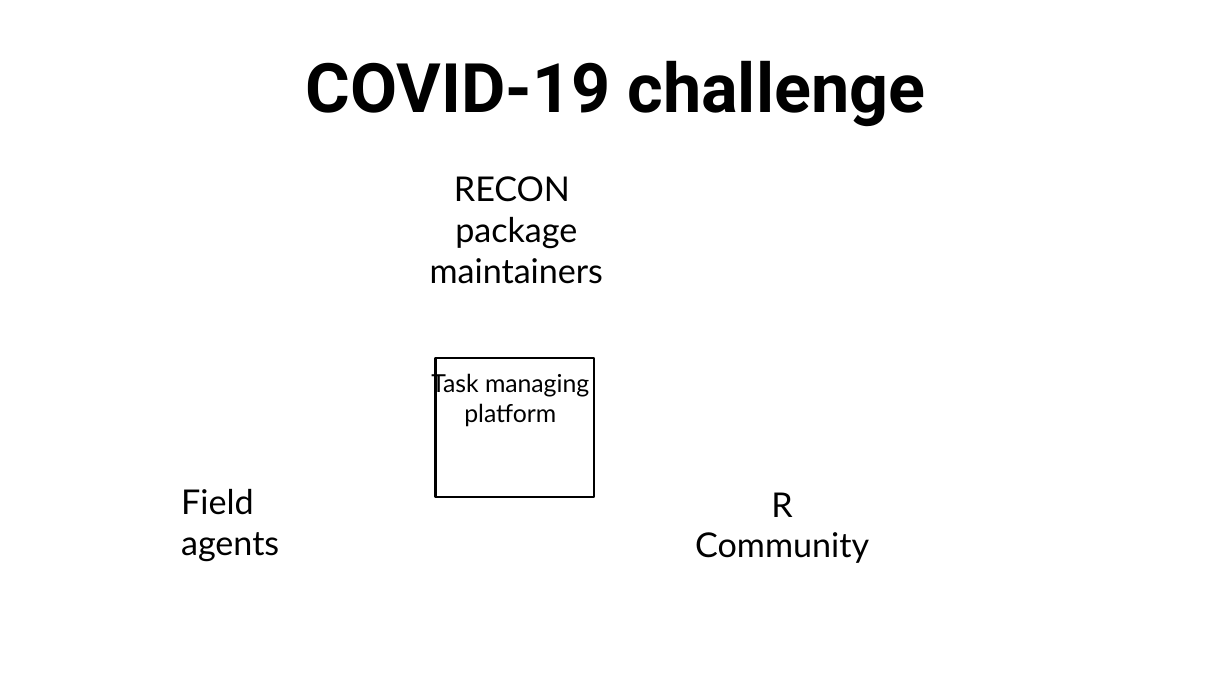
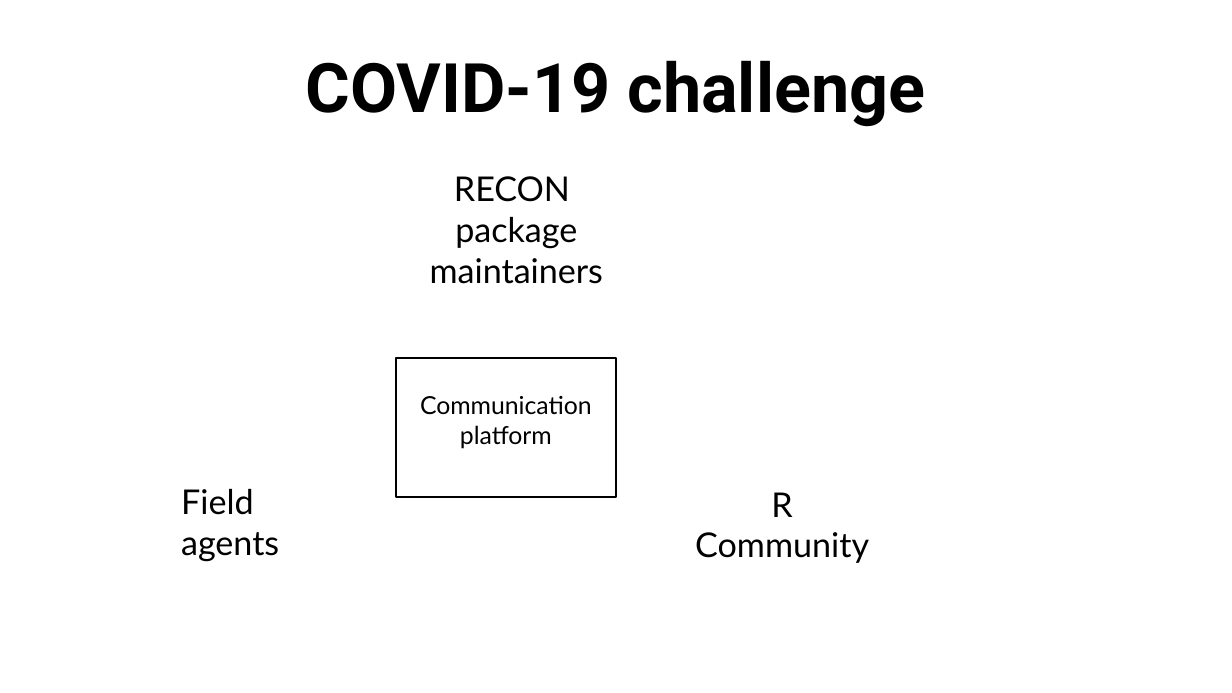
Before and after one commit to matthieugold/covid-19-challenge, a slide deck: slide 10 of docs/dscc_presentation/dscc_presentation.odp. Drawn at 1232x693 pixels with LibreOffice and Linux fonts; fonts in the diff are those of the drawing. Boxes give left, top, right and bottom in pixels: in the first picture for what was removed or moved away, otherwise in the second. Text is boxed around its words. In the diff, an @@ line names an element or a change of style, - is before the commit and + after.

```diff
--- a/docs/dscc_presentation/dscc_presentation.odp
+++ b/docs/dscc_presentation/dscc_presentation.odp
@@ rectangle: place and size @@
-rectangle at (436,358,595,497)
+rectangle at (396,358,616,497)
@@ text at (420,396,592,449): text changed @@
-Task managing platform
+Communication platform
```
Also in this commit, not shown: 2 slides added, 1 other file.
